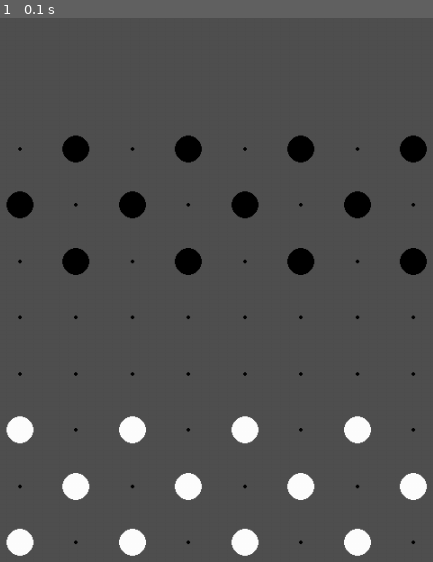
Above: before the commit, frame 1.
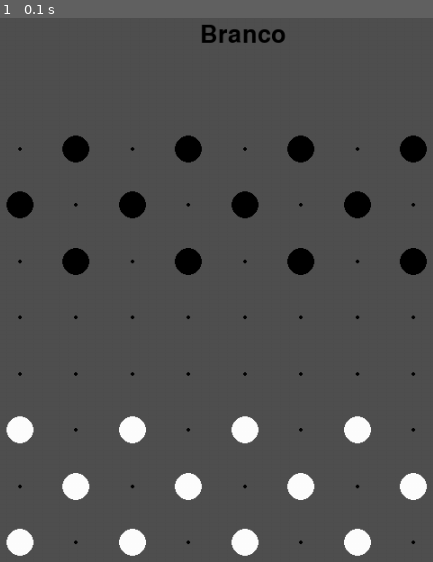
Above: after the commit, the same moment.

Repository: SrLeal42/Damas-Pygame
Game: pygame game, started from Main/Main.py
Same seed, same stepped clock (60 frames per second), same inputs: the game is played once before the commit and once after it.
Inputs:
- Up to frame 1 (0.1 s): no input

The runs differ from the first frame. In frame 1, 0.3% of the frame differs, in the area x 46-66%, y 1-5%.

Commit message:
ADD: Iniciando o sistema de rodadas

Diff:
--- a/Main/Classes/Game.py
+++ b/Main/Classes/Game.py
@@ -8,6 +8,9 @@
     tabuleiro = None
     PecasBrancas = None
     PecasPretas = None
+
+    num_rodadas = 0
+    cor_rodada = 0
 
     def __init__(self):
 
@@ -34,3 +37,7 @@
             P.append(p)
 
         return P
+
+    def EndTurn(self):
+        self.num_rodadas += 1
+        self.cor_rodada = 0 if self.cor_rodada == 1 else 1
--- a/Main/Classes/Tabuleiro.py
+++ b/Main/Classes/Tabuleiro.py
@@ -108,27 +108,28 @@
 
 
     def VerifyMove(self, linha:int, coluna:int, peca:Peca):
-
         orientacao_peca = -1 if peca.cor == 0 else 1
         dif_linha = linha - peca.start_linha
         dif_coluna = coluna - peca.start_coluna
 
+        alguma_peca_capturada = False
+
         if (dif_linha == 0 or dif_coluna == 0):
-            return False
+            return {"canMove": False, "mensage":"Não movel"}
 
         if (self.tabuleiro[linha][coluna] != None):
-            return False
+            return {"canMove": False, "mensage":"Há uma peça no local"}
 
         # Peça normal
         if (peca.tipo == 0):
 
             # Verificando a direção
             if ((orientacao_peca < 0) != (dif_linha < 0)):
-                return False
+                return {"canMove": False, "mensage":"Direção incorreta"}
 
             # Verificando quantidade de quadrados pulados
             if (abs(dif_coluna) > 2 or abs(dif_linha) > 2):
-                return False
+                return {"canMove": False, "mensage":"Pulou casas demais"}
 
             if (abs(dif_coluna) == 2 or abs(dif_linha) == 2):
                 linha_between = linha + (orientacao_peca * -1)
@@ -136,14 +137,14 @@
                 coluna_between = coluna + (orientacao_coluna * -1)
                 peca_between = self.tabuleiro[linha_between][coluna_between]
                 if (peca_between == None or peca_between.cor == peca.cor):
-                    return False
+                    return {"canMove": False, "mensage":"Não pode se mover para essa casa"}
                 else:
+                    alguma_peca_capturada = True
                     peca_between.CapturarPeca(self.tabuleiro)
 
 
 
-        return True
-
+        return {"canMove": True, "mensage":"Sucess", "pecaCapturada":alguma_peca_capturada}
 
 
     def TryChangePecaPlace(self, peca):
@@ -151,14 +152,16 @@
         closest = self.ClosePlace(peca.x,peca.y)
         # print(closest)
 
-        canMove = self.VerifyMove(closest[1][0],closest[1][1],peca)
+        response = self.VerifyMove(closest[1][0],closest[1][1],peca)
 
-        if (not canMove):
+        if (not response["canMove"]):
             peca.SetCoord(peca.start_x,peca.start_y,True)
-            return
+            return response
 
         self.tabuleiro[peca.start_linha][peca.start_coluna] = None
         self.tabuleiro[closest[1][0]][closest[1][1]] = peca
 
         peca.SetCoord(closest[0][0],closest[0][1],True)
         peca.SetTabCoord(closest[1][0],closest[1][1],True)
+
+        return response
--- a/Main/Config.py
+++ b/Main/Config.py
@@ -4,3 +4,4 @@
 BLACK = (0,0,0)
 GRAY = (80,80,80)
 WHITE = (255,255,255)
+FONTE_PRIN = None
--- a/Main/Main.py
+++ b/Main/Main.py
@@ -1,5 +1,5 @@
 import pygame as PG
-from Config import LARGURA, ALTURA,GRAY,BLACK
+from Config import LARGURA, ALTURA,GRAY,BLACK,FONTE_PRIN
 from Classes.Pecas import Peca
 from Classes.Tabuleiro import Tabuleiro
 from Classes.Game import Game
@@ -15,6 +15,8 @@
 current_game = None
 
 peca_being_dragged = None
+
+fonte_principal = PG.font.Font(FONTE_PRIN, 40)
 
 def CreateGame():
     global current_game
@@ -42,23 +44,47 @@
             # PG.draw.rect(window, BLACK, ret)
 
             if colidiu and (peca_being_dragged == None or peca_being_dragged == p):
+                if current_game.cor_rodada != p.cor:
+                    break
                 peca_being_dragged = p
                 p.SetCoord(mouse_pos[0],mouse_pos[1])
                 break
 
 
 
+
+
 def HandlePecasRelease():
     global peca_being_dragged
+    global current_game
 
     if peca_being_dragged == None:
         return
 
-    current_game.tabuleiro.TryChangePecaPlace(peca_being_dragged)
+    response = current_game.tabuleiro.TryChangePecaPlace(peca_being_dragged)
 
     peca_being_dragged = None
 
+    if (not response["canMove"]):
+        return
 
+    if (not response["pecaCapturada"]):
+        current_game.EndTurn()
+        return
+
+
+def DrawCorRodada():
+    global current_game
+    global window
+
+    if current_game == None:
+        return
+
+    text = "Preto" if current_game.cor_rodada == 1 else "Branco"
+
+    text_render = fonte_principal.render(text, True, BLACK)  # Atualiza o texto
+
+    window.blit(text_render, (LARGURA/2 - 50, 10))
 
 while(running):
 
@@ -68,6 +94,8 @@
          CreateGame()
 
     current_game.tabuleiro.DesenhaTabuleiro(window)
+
+    DrawCorRodada()
 
     mouse = PG.mouse.get_pressed()
 
@@ -81,9 +109,6 @@
             running = False
             # for i in range(current_game.tabuleiro.tamanho):
             #     for j in range(current_game.tabuleiro.tamanho):
-            #         if current_game.tabuleiro.tabuleiro[i][j]:
-            #             print(current_game.tabuleiro.tabuleiro[i][j].capturada)
-            #         else:
-            #             print(None)
+            #         print(current_game.tabuleiro.tabuleiro[i][j])
 
     PG.display.flip()
